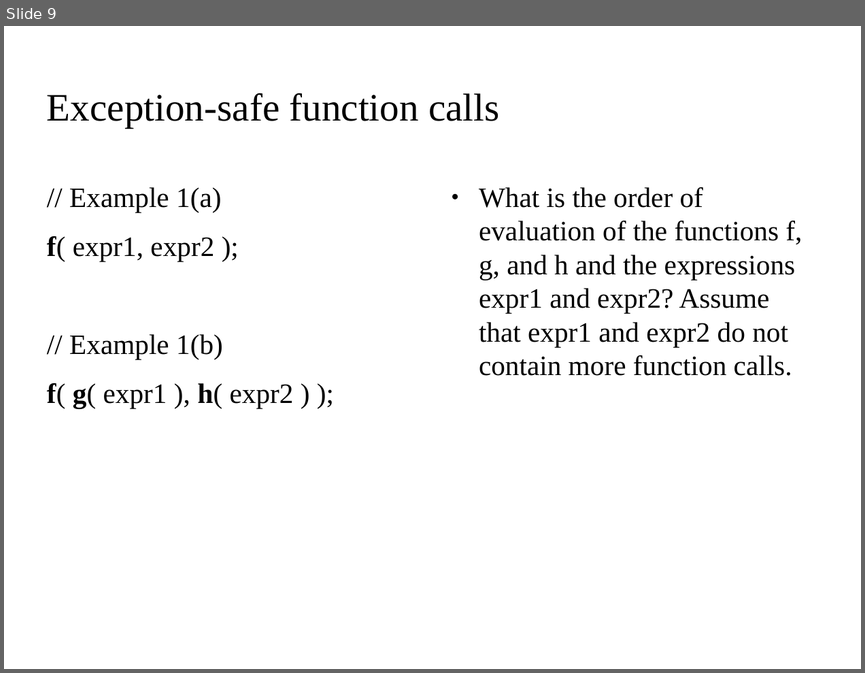
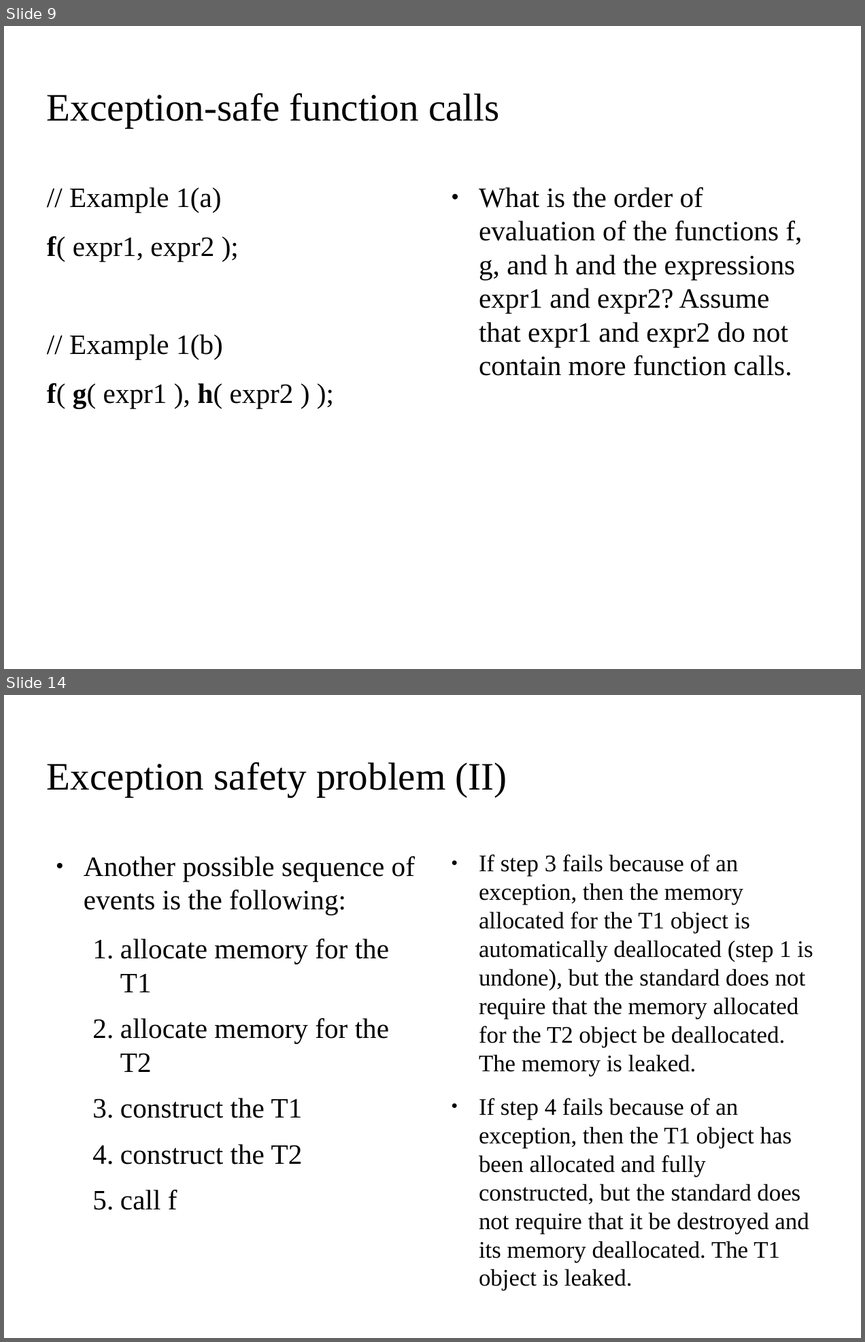
Before and after one commit to kks32/cpp-software-development, a slide deck: Ex10_Exception_Handling_II/Ex10_Exception_Handling_II.odp. Shown one above the other, each under a label of ours: slide 9 before the commit, slides 9 and 14 after it; the slides between them are not shown. The pictures are 865x673 and 865x1342 pixels, drawn with LibreOffice and Linux fonts; fonts in the diff are those of the drawing; background and template pictures are left out. Boxes give left, top, right and bottom in pixels: in the first picture for what was removed or moved away, otherwise in the second. Text is boxed around its words. In the diff, an @@ line names an element or a change of style, - is before the commit and + after.

Commit message:
Exception safe function calls

```diff
--- a/Ex10_Exception_Handling_II/Ex10_Exception_Handling_II.odp
+++ b/Ex10_Exception_Handling_II/Ex10_Exception_Handling_II.odp
@@ slide 14 added at (4, 695, 861, 1338), background picture (left out) @@
@@ title added at (47, 762, 507, 797), 36 pt, text #000000 @@
+Exception safety problem (II)
@@ text added at (84, 856, 415, 1210), 26 pt, text #000000 @@
+● Another possible sequence of events is the following:
+  1. allocate memory for the T1
+  2. allocate memory for the T2
+  3. construct the T1
+  4. construct the T2
+  5. call f
@@ text added at (479, 854, 813, 1234), 22 pt, text #000000 @@
+● If step 3 fails because of an exception, then the memory allocated for the T1 object is automatically deallocated (step 1 is undone), but the standard does not require that the memory allocated for the T2 object be deallocated. The memory is leaked.
+● If step 4 fails because of an exception, then the T1 object has been allocated and fully constructed, but the standard does not require that it be destroyed and its memory deallocated. The T1 object is leaked.
```
Also in this commit, not shown: 4 other slides added, 1 other file.
